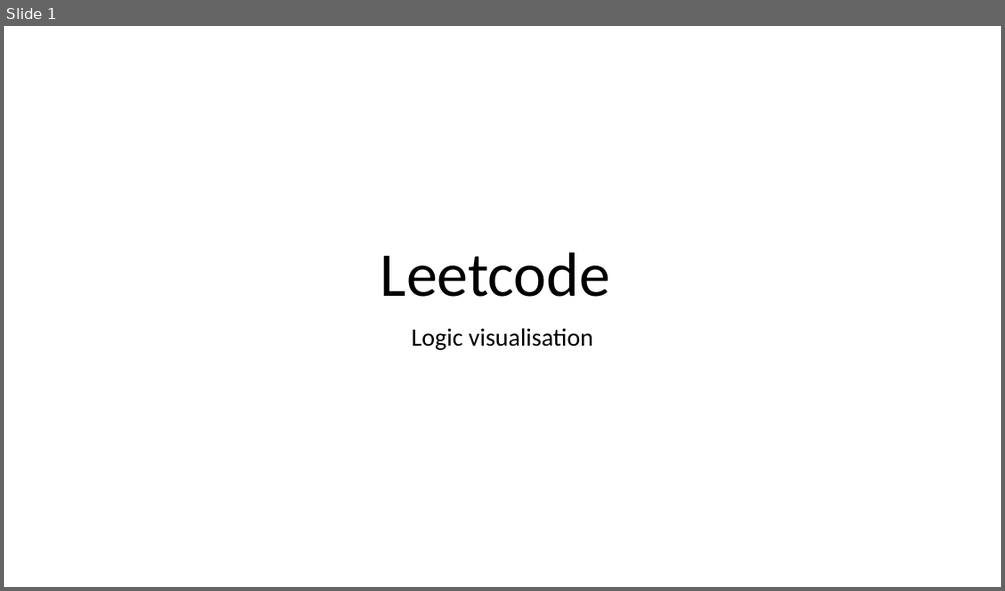
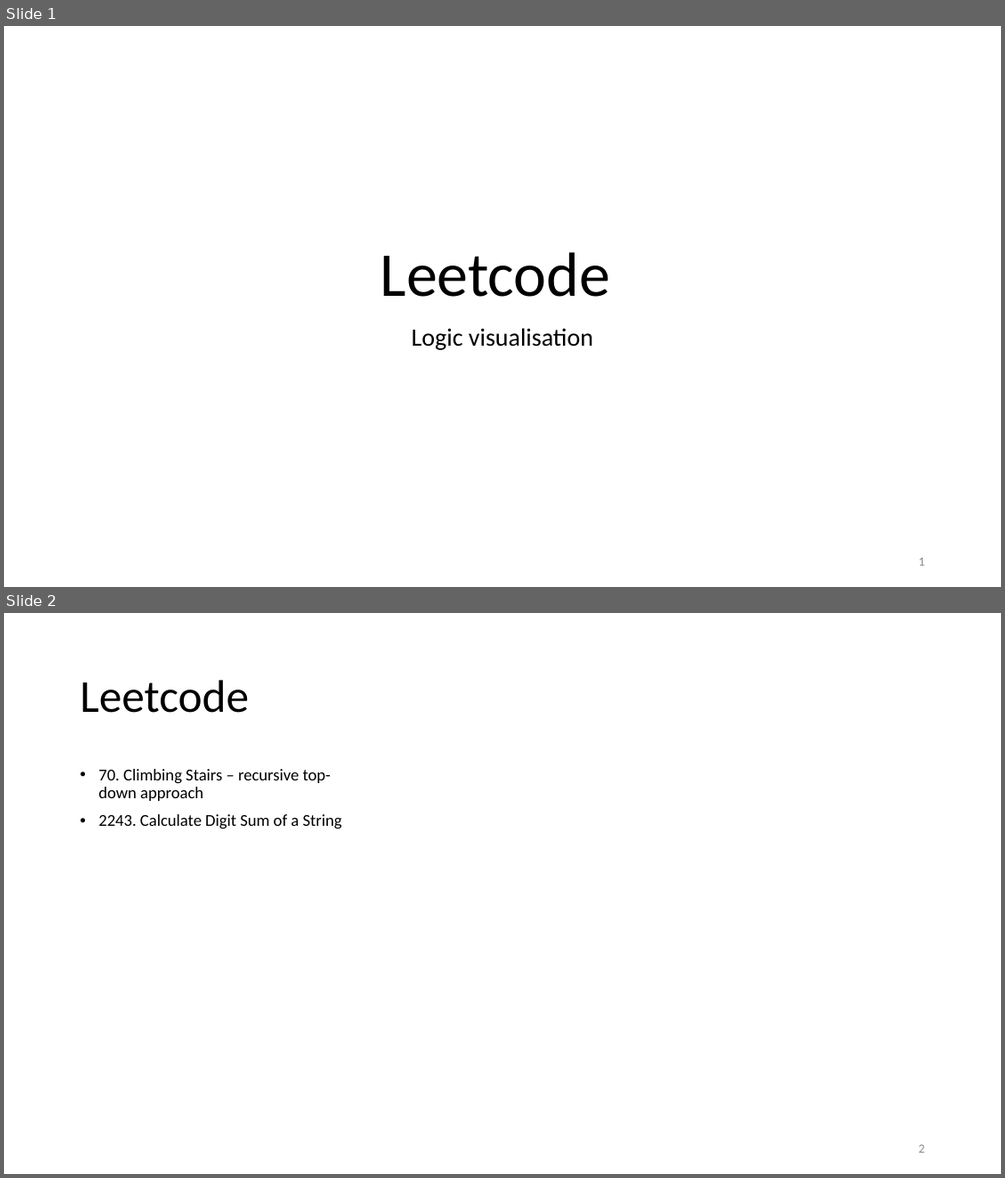
Before and after one commit to ktSuW/js_datastructure_algorithm, a slide deck: img/leetcode__whiteboarding.pptx. Shown one above the other, each under a label of ours: slide 1 before the commit, slides 1 and 2 after it. The pictures are 1005x591 and 1005x1178 pixels, drawn with LibreOffice and Linux fonts; fonts in the diff are those of the drawing. Boxes give left, top, right and bottom in pixels: in the first picture for what was removed or moved away, otherwise in the second. Text is boxed around its words. In the diff, an @@ line names an element or a change of style, - is before the commit and + after.

```diff
--- a/img/leetcode__whiteboarding.pptx
+++ b/img/leetcode__whiteboarding.pptx
@@ slide 2 added at (4, 613, 1001, 1174), background #FFFFFF @@
@@ title added at (80, 680, 249, 713), 44 pt, text #000000 @@
+Leetcode
@@ text added at (98, 769, 342, 828), 16 pt, text #000000 @@
+• 70. Climbing Stairs – recursive top-down approach
+• 2243. Calculate Digit Sum of a String
@@ page number added at (918, 1144, 924, 1152), 12 pt, text #8C8C8C @@
+2
@@ slide 1 changed as well @@
@@ page number added at (918, 557, 924, 565), 12 pt, text #8C8C8C @@
+1
```
Also in this commit, not shown: 1 other slide changed, 2 other slides added, 3 other files.
